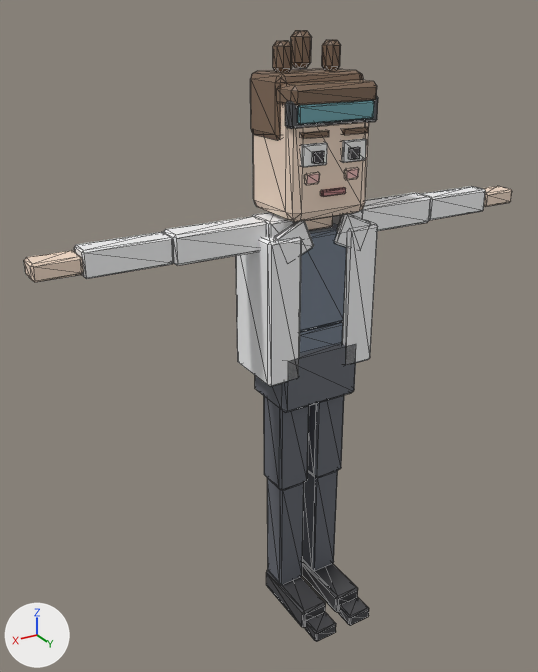
An edit to the FBX model Assets/objetos/Avatares/Avatar_Hombre.fbx, drawn before and after from the same camera.
One viewpoint serves both versions: a 50 mm camera at (1.136, 1.682, 1.795) aimed at (0.107, -0.032, 0.938). The lights are fixed; the arrows at lower left show +X, +Y and +Z. The older version comes first. Mesh edges are drawn as thin lines. Vertices at exactly the same position are counted once.

In view in the first picture: 'Chemist_Body'.
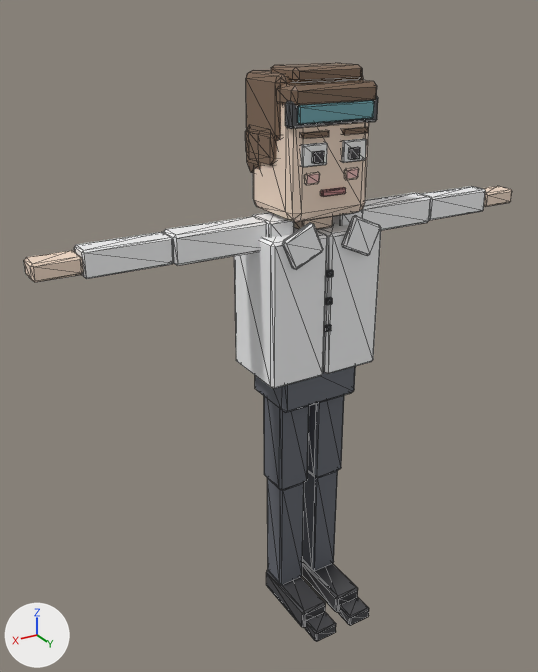
Boxes (x1, y1, x2, y2) around the edits, measured in the pictures (538 x 672 px; the box of a moved part takes in the faces that stretch with it):
'Chemist_Body', reshaped: before (24, 30, 512, 642); after (24, 63, 512, 642)
part 1 of me_chemist_body, moved or reshaped: before (291, 30, 312, 68); after (324, 324, 331, 332)
part 2 of me_chemist_body, added (mostly hidden): after (246, 152, 261, 173)
part 3 of me_chemist_body, moved or reshaped: before (236, 40, 378, 387); after (234, 63, 381, 389)

Edits to the bpy script that builds the scene:
```text
Change me_chemist_body:
    used by ob_chemist_body; location = (0.0, 0.0, 0.0)
    remove me_chemist_body.from_pydata(...)  # 984 vertices, 1804 faces; spans x -0.77..0.77, y -0.11..0.25, z 0.0..1.76
    add me_chemist_body.from_pydata(...)  # 1032 vertices, 1892 faces; spans x -0.77..0.77, y -0.12..0.25, z 0.0..1.68
    me_chemist_body part 1: the loose piece of 24 vertices spanning x -0.02..0.03, y -0.08..-0.02, z 1.67..1.76 is scaled about its middle by (0.47, 0.233, 0.229), then moved by (0.0, 0.16, -0.72), in mat_m_chem_goggleframe (dark grey #616367)
    me_chemist_body part 2: the loose piece of 24 vertices spanning x -0.05..0.05, y -0.05..0.05, z 1.26..1.3 is copied, and the copy is scaled about its middle by (2.59, 0.776, 2.92), then moved by (0.0, -0.08, 0.19), in mat_m_chem_hair (brown #816955); it spans x -0.13..0.13, y -0.12..-0.04, z 1.4..1.54
    me_chemist_body part 3: 141 vertices moved from x -0.18..0.18, y -0.1..0.09, z 0.84..1.74 to x -0.18..0.18, y -0.12..0.13, z 0.84..1.68; 77 vertices removed from x -0.1..0.1, y -0.08..0.08, z 0.9..1.74; 101 vertices added at x -0.13..0.13, y -0.12..0.11, z 1.06..1.68
    remove me_chemist_body.materials.append(mat_m_chem_shirt)  # greyish blue #768190
```
